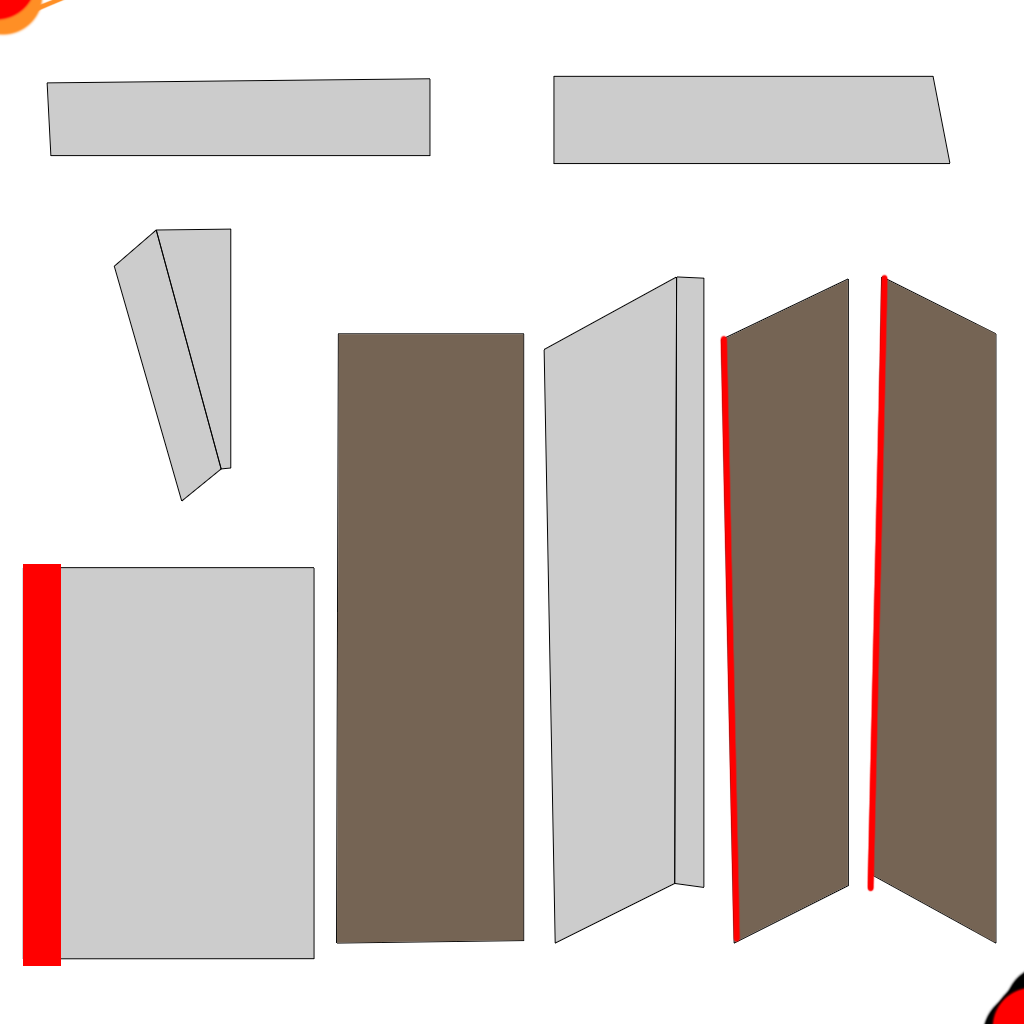
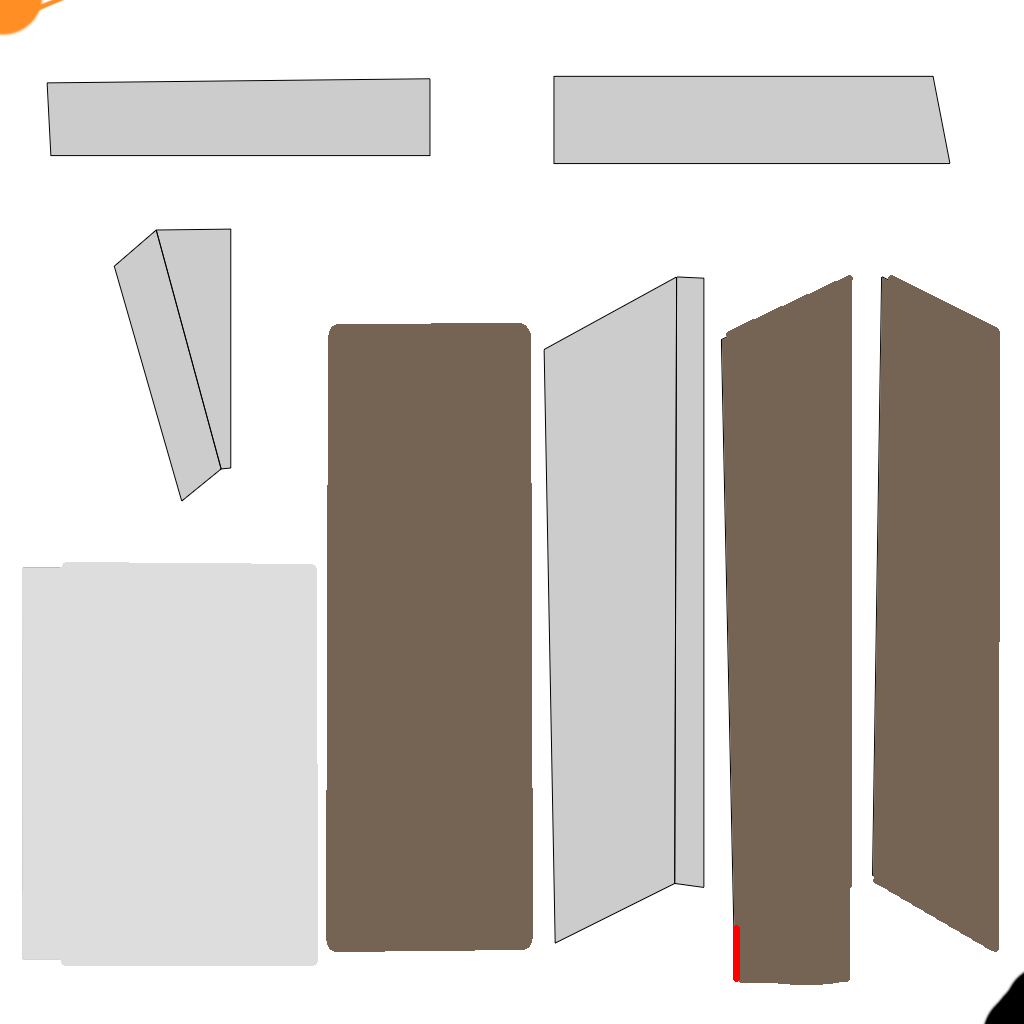
Before/after of a 1024x1024 layered artwork. What changed in the layer stack:
hid "Layer 1" over (x1=0, y1=0, x2=1024, y2=1024)
painted on "Layer 2" over (x1=22, y1=275, x2=1000, y2=985)
